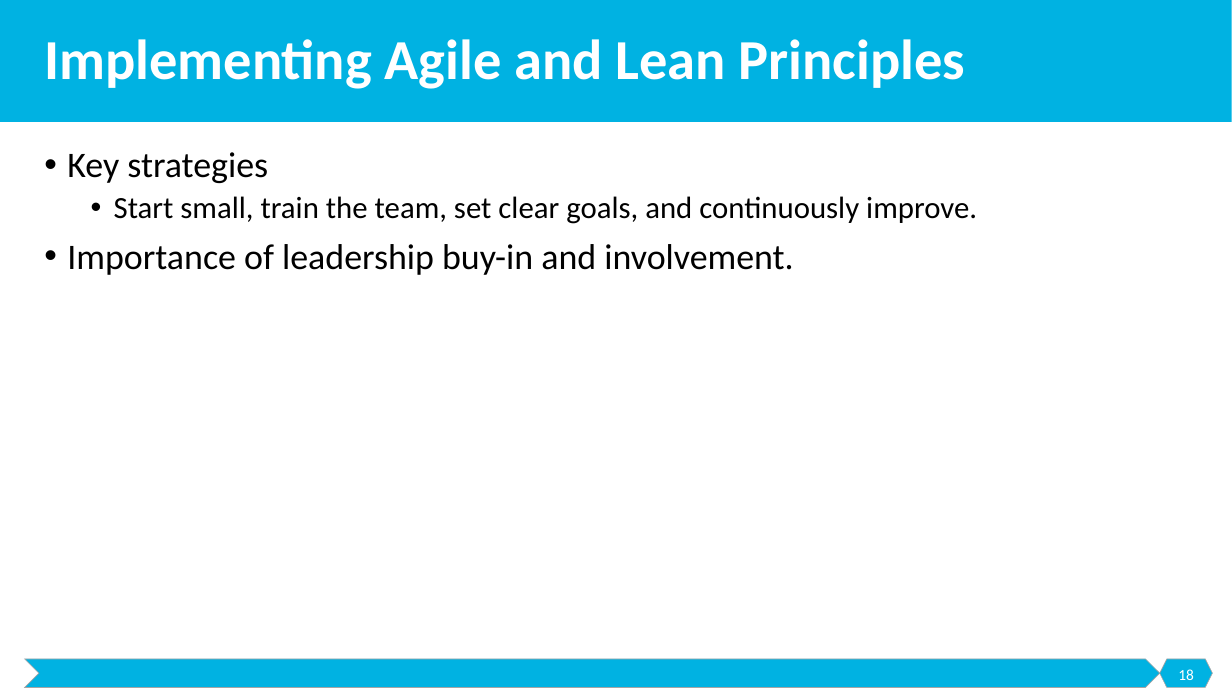
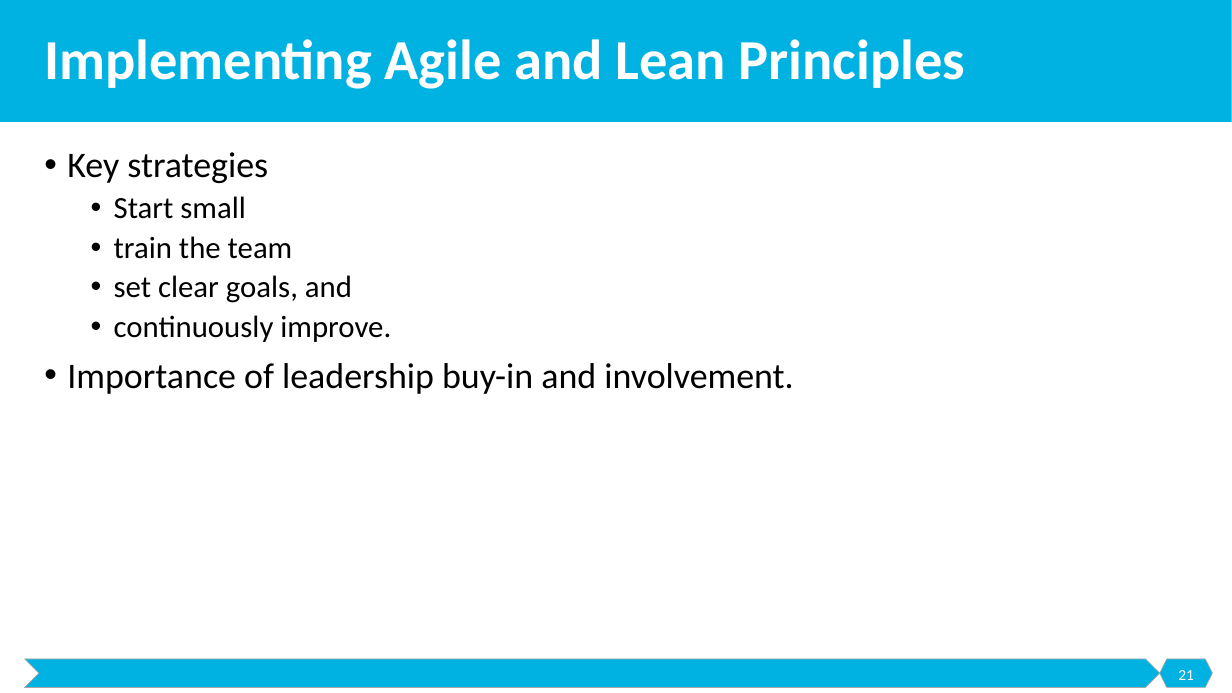
Before and after one commit to malenezi/malenezi, a slide deck: slide 21 of SE495/Lectures/4-Development and Prototyping/Development and Prototyping.pptx (slide 18 before the commit). Drawn at 1232x693 pixels with LibreOffice and Linux fonts; fonts in the diff are those of the drawing. Boxes give left, top, right and bottom in pixels: in the first picture for what was removed or moved away, otherwise in the second. Text is boxed around its words. In the diff, an @@ line names an element or a change of style, - is before the commit and + after.

```diff
--- a/SE495/Lectures/4-Development and Prototyping/Development and Prototyping.pptx
+++ b/SE495/Lectures/4-Development and Prototyping/Development and Prototyping.pptx
@@ text at [114, 196, 391, 342]: text changed @@
-  • Start small, train the team, set clear goals, and continuously improve.
+  • Start small
+  • train the team
+  • set clear goals, and
+  • continuously improve.
@@ page number at [1178, 670, 1194, 680]: text changed @@
-18
+21
```
Also in this commit, not shown: 2 other slides changed, 8 slides added, 2 other files.
